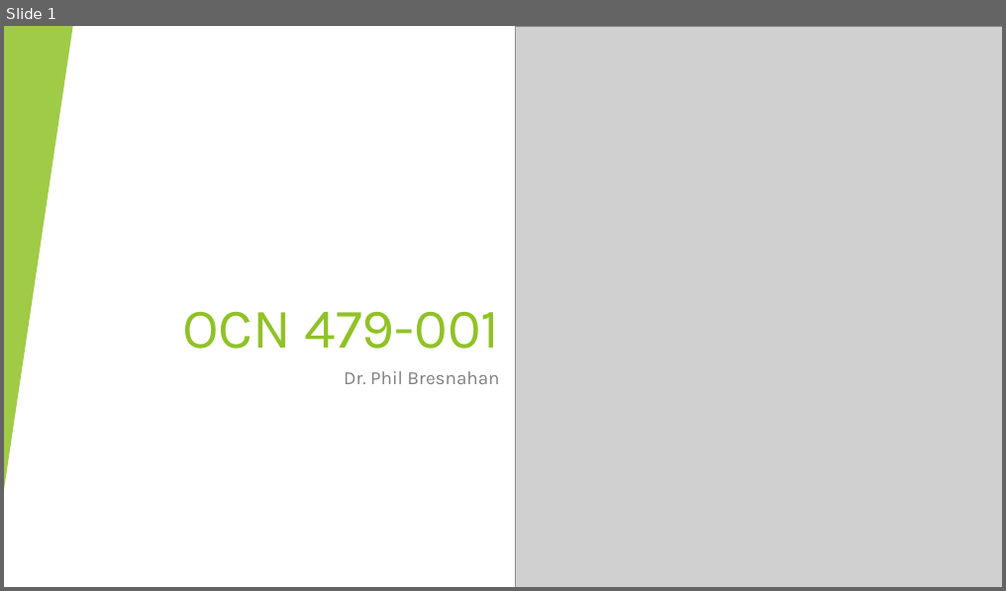
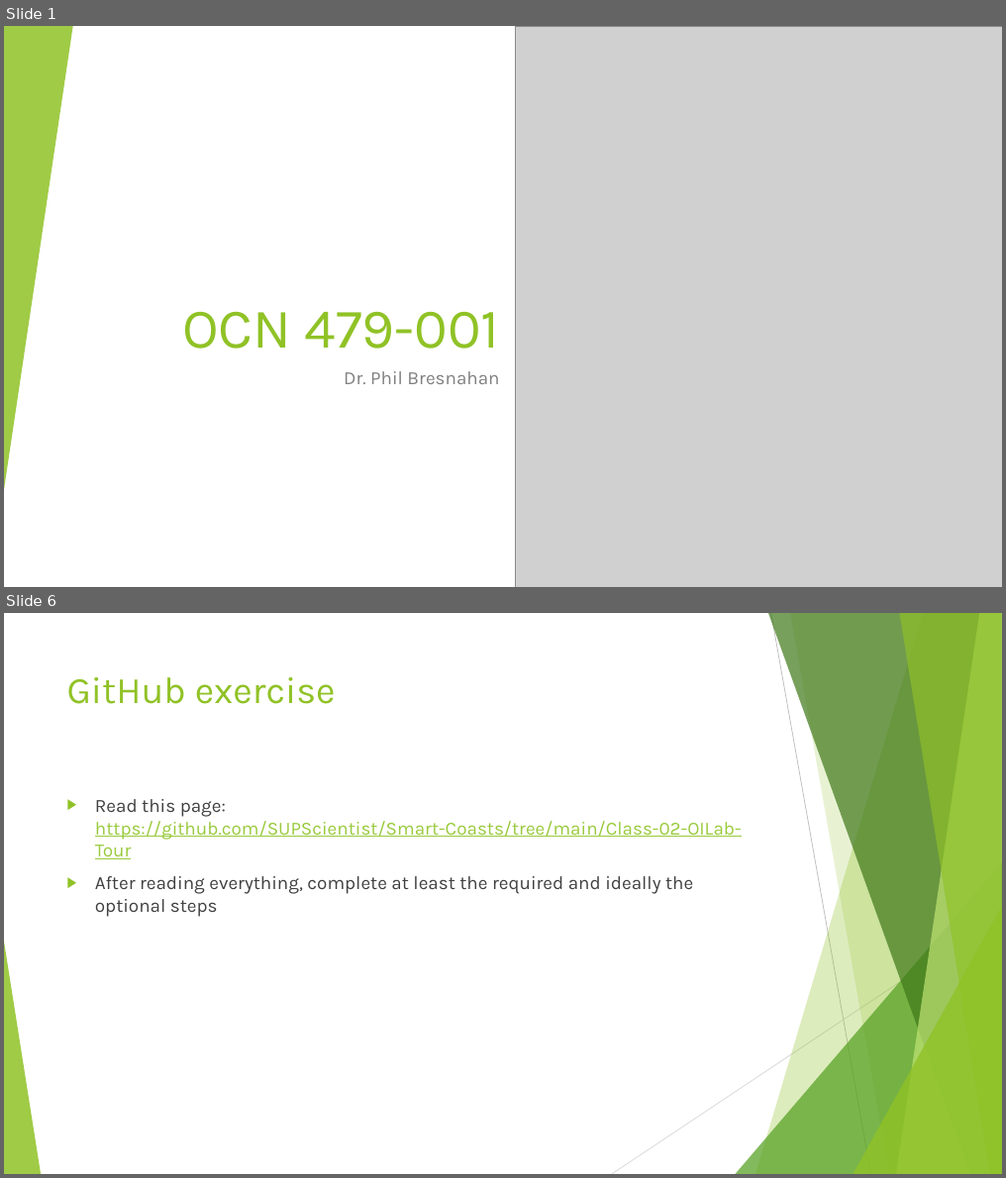
Before and after one commit to SUPScientist/Smart-Coasts, a slide deck: Class-02-OILab-Tour/OCN479_Lecture02_OILabTour.pptx. Shown one above the other, each under a label of ours: slide 1 before the commit, slides 1 and 6 after it; the slides between them are not shown. The pictures are 1006x591 and 1006x1178 pixels, drawn with LibreOffice and Linux fonts; fonts in the diff are those of the drawing; grey boxes stand for pictures. Boxes give left, top, right and bottom in pixels: in the first picture for what was removed or moved away, otherwise in the second. Text is boxed around its words. In the diff, an @@ line names an element or a change of style, - is before the commit and + after.

```diff
--- a/Class-02-OILab-Tour/OCN479_Lecture02_OILabTour.pptx
+++ b/Class-02-OILab-Tour/OCN479_Lecture02_OILabTour.pptx
@@ slide 6 added at box(4, 613, 1002, 1174), background #FFFFFF; not listed: 9 template elements that a slide beside it also shows @@
@@ title added at box(67, 677, 336, 704), 36 pt, text #90C226 @@
+GitHub exercise
@@ text added at box(95, 799, 742, 917), 18 pt, text #404040 @@
+▶ Read this page: https://github.com/SUPScientist/Smart-Coasts/tree/main/Class-02-OILab-Tour
+▶ After reading everything, complete at least the required and ideally the optional steps
@@ triangle added at box(4, 942, 41, 1174), fill #90C226 at 85% opacity @@
```
Also in this commit, not shown: 3 slides changed, 1 other slide added, 4 other files.
